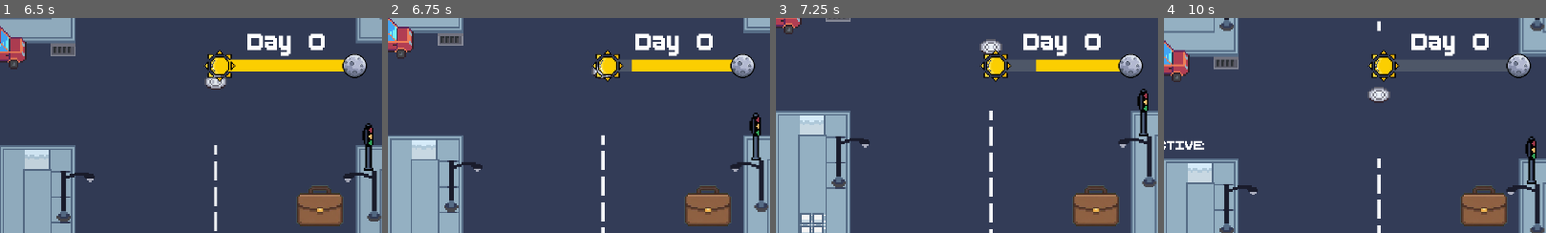
Above: before the commit, frames 1-4 (left to right).
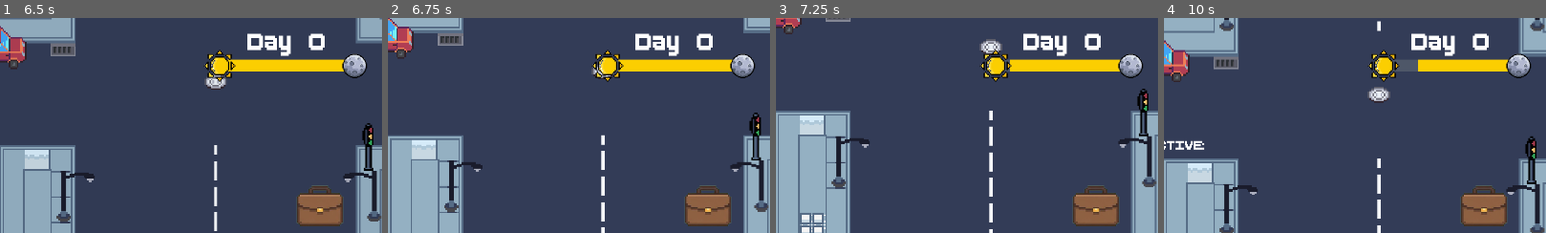
Above: after the commit, the same moments.

Repository: hoaxnt/envelhope-beta
Game: Godot game, scene res://Scenes/stories/kidnap_story.tscn
Same seed, same stepped clock (60 frames per second), same inputs: the game is played once before the commit and once after it. This scene is started directly instead of the project's main scene. Sound files missing from this copy of the repository are replaced by a short silence.
Inputs (mouse positions are % of the whole screen's width and height, from its top left):
- Up to frame 1 (6.5 s): click (50, 50) at 0.5 s; click (50, 50) at 1.25 s; move the mouse to (72, 45) at 2.02 s; hold Right (ui_right) 2.03-2.78 s; hold Space (action) 2.03-2.78 s; click (72, 45) at 2.17 s; tap E (interact) at 2.3, 2.85, 3.8, 4.35, 5.3 s; move the mouse to (30, 55) at 2.77 s; hold Down (ui_down) 2.78-3.53 s; tap Space (action) at 3.05, 4.55, 6.05 s; move the mouse to (60, 28) at 3.52 s; hold Right (ui_right) 3.53-4.28 s; hold Space (action) 3.53-4.28 s; move the mouse to (45, 70) at 4.27 s; hold Up (ui_up) 4.28-5.03 s; click (45, 70) at 4.42 s; move the mouse to (80, 65) at 5.02 s; hold Q (show_objective) 5.03-5.78 s; hold Left (ui_left) from 5.03 s (still down); move the mouse to (20, 35) at 5.77 s; tap Shift at 5.85 s
- Up to frame 2 (6.75 s): move the mouse to (55, 50) at 6.52 s; release Left (ui_left) at 6.53 s; hold Down (ui_down) from 6.53 s (still down); hold Space (action) from 6.53 s (still down); click (55, 50) at 6.67 s
- Up to frame 3 (7.25 s): keep holding Down (ui_down); keep holding Space (action); tap E (interact) at 6.8 s
- Up to frame 4 (10 s): move the mouse to (35, 25) at 7.27 s; release Down (ui_down) at 7.28 s; release Space (action) at 7.28 s; hold Right (ui_right) 7.28-8.03 s; tap E (interact) at 7.35, 8.3, 8.85, 9.8 s; tap Space (action) at 7.55, 9.05 s; move the mouse to (72, 45) at 8.02 s; hold Up (ui_up) 8.03-8.78 s; hold Space (action) 8.03-8.78 s; move the mouse to (30, 55) at 8.77 s; hold Right (ui_right) 8.78-9.53 s; click (30, 55) at 8.92 s; move the mouse to (60, 28) at 9.52 s; hold Down (ui_down) from 9.53 s (still down); hold Q (show_objective) from 9.53 s (still down)
The pictures show only the part of the screen within x 50-100%, y 0-50%; the shares and areas given below are measured in that part.

Frame 1 is identical in both runs. In frame 2, 0.2% of the frame differs, in the area x 60-64%, y 19-25%; in frame 3, 0.4%; in frame 4, 1.4%, in the area x 66-91%, y 19-25%.
Error in both runs: Error setting property 'value' with value of type Nil. (res://Scripts/hud/hunger_bar.gd:12)

Commit message:
evaluation patch

Diff:
--- a/Scenes/stories/caught_story.tscn
+++ b/Scenes/stories/caught_story.tscn
@@ -1,7 +1,7 @@
 [gd_scene load_steps=8 format=3 uid="uid://cmopmkirtqevd"]
 
 [ext_resource type="Texture2D" uid="uid://4ivoxsxtbmko" path="res://assets/utils/introduction/scene_1.jpg" id="1_kskdx"]
-[ext_resource type="Script" uid="uid://bmeqqs82cbwdx" path="res://scripts/stories/caught_story.gd" id="1_v1p31"]
+[ext_resource type="Script" uid="uid://bmeqqs82cbwdx" path="res://Scripts/stories/caught_story.gd" id="1_v1p31"]
 [ext_resource type="FontFile" uid="uid://brajnm0fevmq0" path="res://assets/fonts/BoldPixels.ttf" id="2_v1p31"]
 
 [sub_resource type="StyleBoxFlat" id="StyleBoxFlat_gqv3l"]
--- a/Scenes/stories/kidnap_story.tscn
+++ b/Scenes/stories/kidnap_story.tscn
@@ -1,6 +1,6 @@
 [gd_scene load_steps=8 format=3 uid="uid://b10rasuuvetg8"]
 
-[ext_resource type="Script" uid="uid://db8xplmv60did" path="res://scripts/stories/kidnap_story.gd" id="1_x2pfh"]
+[ext_resource type="Script" uid="uid://db8xplmv60did" path="res://Scripts/stories/kidnap_story.gd" id="1_x2pfh"]
 [ext_resource type="Texture2D" uid="uid://4ivoxsxtbmko" path="res://assets/utils/introduction/scene_1.jpg" id="2_mnwg2"]
 [ext_resource type="FontFile" uid="uid://brajnm0fevmq0" path="res://assets/fonts/BoldPixels.ttf" id="3_6n1nq"]
 
--- a/Scripts/Chapters/chapter_2.gd
+++ b/Scripts/Chapters/chapter_2.gd
@@ -19,7 +19,19 @@
 @onready var player = get_node("/root/Chapter2/Player")
 @onready var day_progress_bar = Hud.get_node("DayPanel/MarginContainer/HBoxContainer/VBoxContainer/HBoxContainer/VBoxContainer/DayProgressBar")
 var day_current_time: float = 0.0
+var bgm : AudioStreamPlayer2D = StreamAudio.get_node("Bgm")
+var sfx : AudioStreamPlayer2D = StreamAudio.get_node("Sfx")
+
 func _ready() -> void:
+	if GlobalData.npc_data.get("release_the_kraken") == true:
+		bgm.volume_db = 5
+		bgm.stream = StreamAudio.bgm_chase
+		bgm.play()
+	else:
+		bgm.volume_db = 5
+		bgm.stream = StreamAudio.city
+		bgm.play()
+
 	camera.limit_left = 1
 	camera.limit_top = 1
 	camera.limit_right = 1710
@@ -51,7 +63,7 @@
 			objective_label_anim.play("show_objective")
 			return
 
-	if GlobalData.npc_data.get("diver_objective") == "completed" and GlobalData.npc_data.get("release_the_kraken") == 'false':
+	if GlobalData.npc_data.get("diver_objective") == "completed" and GlobalData.npc_data.get("release_the_kraken") == false:
 		player.global_position = GlobalData.load_player2_position()
 		hunger_timer.start()#htimer
 		print("diver objective")
--- a/Scripts/autoloads/island_npc_interaction.gd
+++ b/Scripts/autoloads/island_npc_interaction.gd
@@ -29,6 +29,7 @@
 					InventoryManager.remove_item(WOOD_ITEM_NAME, REQUIRED_WOOD)
 					NPC_DATA["current_objective"] = "none"
 					NPC_DATA["diver_objective"] = "completed"
+
 					SaveLoad.save_game(NPC_DATA, SaveLoad.NPC_DATA_PATH)
 				else:
 					dialogue_box.start_dialogue("diver_gather_woods", 1, false, "gather_woods")
--- a/Scripts/city_elements/jeep_minigame.gd
+++ b/Scripts/city_elements/jeep_minigame.gd
@@ -1,6 +1,9 @@
 extends Area2D
 
 var is_player_near: bool
+var bgm : AudioStreamPlayer2D = StreamAudio.get_node("Bgm")
+var sfx : AudioStreamPlayer2D = StreamAudio.get_node("Sfx")
+
 @onready var player = get_node("/root/Chapter2/Player")
 @onready var hunger_timer : Timer = Hud.get_node("StatsPanel/MarginContainer/Panel/HBoxContainer/VBoxContainer/HBoxContainer/HungerBar/HungerTimer")
 @onready var day_timer: Timer = Hud.get_node("DayPanel/DayTimer")
@@ -21,6 +24,7 @@
 			GlobalData.save_player2_position(player.global_position)
 		Hud.hide()
 
+		bgm.stop()
 		day_timer.stop()
 		hunger_timer.stop()
 		Transition.transition_to_scene("res://scenes/minigames/city/tambol.tscn")
--- a/Scripts/city_elements/junk_collector_minigame.gd
+++ b/Scripts/city_elements/junk_collector_minigame.gd
@@ -5,6 +5,9 @@
 @onready var day_timer: Timer = Hud.get_node("DayPanel/DayTimer")
 
 var is_player_near: bool
+var bgm : AudioStreamPlayer2D = StreamAudio.get_node("Bgm")
+var sfx : AudioStreamPlayer2D = StreamAudio.get_node("Sfx")
+
 
 func _on_body_entered(body: Node2D) -> void:
 	if body.is_in_group("player"):
@@ -22,6 +25,7 @@
 			GlobalData.save_player2_position(player.global_position)
 		Hud.hide()
 
+		bgm.stop()
 		day_timer.stop()
 		hunger_timer.stop()
 
--- a/Scripts/city_elements/junk_diving_minigame.gd
+++ b/Scripts/city_elements/junk_diving_minigame.gd
@@ -5,6 +5,9 @@
 @onready var day_timer: Timer = Hud.get_node("DayPanel/DayTimer")
 
 var is_player_near: bool
+var bgm : AudioStreamPlayer2D = StreamAudio.get_node("Bgm")
+var sfx : AudioStreamPlayer2D = StreamAudio.get_node("Sfx")
+
 
 func _on_body_entered(body: Node2D) -> void:
 	if body.is_in_group("player"):
@@ -22,6 +25,7 @@
 			GlobalData.save_player2_position(player.global_position)
 		Hud.hide()
 
+		bgm.stop()
 		day_timer.stop()
 		hunger_timer.stop()
 		Transition.transition_to_scene("res://scenes/minigames/city/junk_diving.tscn")
--- a/Scripts/hud/day_panel.gd
+++ b/Scripts/hud/day_panel.gd
@@ -29,7 +29,7 @@
 		Transition.transition_to_scene("res://scenes/stories/sleep_story.tscn")
 		return
 
-	day_current_time += 50.0 #fortest
+	day_current_time += 10.0 #fortest
 	day_current_time = clamp(day_current_time, 0.0, day_progress_bar.max_value)
 
 	var tween = create_tween()
--- a/Scripts/minigames/city/path_finding/police.gd
+++ b/Scripts/minigames/city/path_finding/police.gd
@@ -5,6 +5,8 @@
 @onready var player = get_node("/root/Chapter2/Player")
 @onready var police_body = $PoliceBody/Shadow
 @onready var pb = get_node("/root/Chapter2/Police")
+var bgm : AudioStreamPlayer2D = StreamAudio.get_node("Bgm")
+var sfx : AudioStreamPlayer2D = StreamAudio.get_node("Sfx")
 
 func make_path():
 	if player:
@@ -16,25 +18,7 @@
 	var direction: Vector2 = global_position.direction_to(next_point)
 	velocity = direction * SPEED
 
-	#if transform.x < 0:
-		#scale.x = -1 * abs(scale.y)
-	#elif velocity.x > 0:
-#
-		#scale.x = abs(scale.y)
-
 	move_and_slide()
-
-#func _physics_process(_delta: float):
-	#var next_point = police_body.get_next_path_position()
-	#var direction: Vector2 = global_position.direction_to(next_point)
-	#velocity = direction * SPEED
-	#
-	#if velocity.x < 0:
-		#scale.x = -1
-	#else:
-		#scale.x = 1
-	#
-	#move_and_slide()
 
 func _on_timer_timeout() -> void:
 
@@ -42,6 +26,6 @@
 
 func _on_area_2d_body_entered(body: Node2D) -> void:
 	if body.is_in_group("player"):
-		pass
+
 		Hud.hide()
 		Transition.transition_to_scene("res://scenes/stories/caught_story.tscn")
--- a/Scripts/minigames/city/tambol.gd
+++ b/Scripts/minigames/city/tambol.gd
@@ -15,7 +15,7 @@
 @onready var hunger_timer : Timer = Hud.get_node("StatsPanel/MarginContainer/Panel/HBoxContainer/VBoxContainer/HBoxContainer/HungerBar/HungerTimer")
 
 var earnings = 0
-var sfx : AudioStreamPlayer2D = StreamAudio.get_node("Sfx")
+var bgm : AudioStreamPlayer2D = StreamAudio.get_node("Bgm")
 
 
 var speed: float = 150.0
@@ -65,13 +65,12 @@
 
 	target.show()
 	slider_bar.show()
-	sfx.stream = StreamAudio.badjao
-	sfx.play()
+	bgm.stream = StreamAudio.badjao
+	bgm.play()
 	dancer_anim.play("default")
 	is_moving = true
 
-	await sfx.finished
-
+	await bgm.finished
 
 	dancer_anim.stop()
 	target.hide()
@@ -88,7 +87,8 @@
 	summary_panel.show()
 
 func _on_done_button_pressed() -> void:
-	sfx.stop()
+	bgm.stop()
+	bgm.stream = StreamAudio.bgm
 
 	if player:
 		player.position = GlobalData.load_player2_position()
--- a/Scripts/stories/caught_story.gd
+++ b/Scripts/stories/caught_story.gd
@@ -26,16 +26,21 @@
 @onready var next_button: Button = $Panel/SkipButton
 @onready var day_timer = Hud.get_node("DayPanel/DayTimer")
 @onready var NPC_DATA = SaveLoad.load_game(SaveLoad.NPC_DATA_PATH)
+var bgm : AudioStreamPlayer2D = StreamAudio.get_node("Bgm")
+var sfx : AudioStreamPlayer2D = StreamAudio.get_node("Sfx")
 
-var sfx = StreamAudio.get_node("Sfx")
 
 func _ready() -> void:
+	bgm.volume_db = 20
+	bgm.stream = StreamAudio.piano
+	bgm.play()
+
 	hunger_timer.stop()
 	anim.play("fade_reveal")
 	_update_content()
 
 func _on_skip_button_pressed() -> void:
-	sfx.play()
+
 	current_step += 1
 	if current_step < IMAGES.size():
 		anim.play("fade_reveal")
--- a/Scripts/stories/kidnap_story.gd
+++ b/Scripts/stories/kidnap_story.gd
@@ -25,16 +25,18 @@
 @onready var next_button: Button = $Panel/SkipButton
 @onready var anim = $AnimationPlayer
 @onready var hunger_timer = Hud.get_node("StatsPanel/MarginContainer/Panel/HBoxContainer/VBoxContainer/HBoxContainer/HungerBar/HungerTimer")
-
-var sfx = StreamAudio.get_node("Sfx")
+var bgm : AudioStreamPlayer2D = StreamAudio.get_node("Bgm")
+var sfx : AudioStreamPlayer2D = StreamAudio.get_node("Sfx")
 
 func _ready() -> void:
+	bgm.volume_db = 20
+	bgm.stream = StreamAudio.kidnap
+	bgm.play()
 	hunger_timer.stop()
 	anim.play("fade_reveal")
 	_update_content()
 
 func _on_skip_button_pressed() -> void:
-	sfx.play()
 	current_step += 1
 	if current_step < IMAGES.size():
 		anim.play("fade_reveal")
@@ -56,4 +58,5 @@
 	is_transitioning = true
 	Transition.transition_to_scene(NEXT_SCENE_PATH)
 
+	bgm.stop()
 	hunger_timer.start()
--- a/Scripts/stories/police_noticed_story.gd
+++ b/Scripts/stories/police_noticed_story.gd
@@ -1,6 +1,8 @@
 extends Control
 
 @onready var anim = $AnimationPlayer
+var bgm : AudioStreamPlayer2D = StreamAudio.get_node("Bgm")
+var sfx : AudioStreamPlayer2D = StreamAudio.get_node("Sfx")
 
 const IMAGES = [
 	"res://assets/utils/ending/noticed.jpg",
@@ -22,15 +24,17 @@
 @onready var police_npc = load("res://scenes/minigames/city/path_finding/police.tscn")
 @onready var hunger_timer : Timer = Hud.get_node("StatsPanel/MarginContainer/Panel/HBoxContainer/VBoxContainer/HBoxContainer/HungerBar/HungerTimer")
 
-var sfx = StreamAudio.get_node("Sfx")
+func _ready() -> void:
+	bgm.volume_db = 20
+	bgm.stream = StreamAudio.kidnap
+	bgm.play()
 
-func _ready() -> void:
 	hunger_timer.stop()
 	anim.play("fade_reveal")
 	_update_content()
 
 func _on_skip_button_pressed() -> void:
-	sfx.play()
+
 	current_step += 1
 	if current_step < IMAGES.size():
 		anim.play("fade_reveal")
--- a/Scripts/utils/audio_stream.gd
+++ b/Scripts/utils/audio_stream.gd
@@ -1,11 +1,17 @@
 extends Node2D
 
-const bgm = preload("res://assets/sfx/bgm.mp3")
-const bgm_chase = preload("res://assets/sfx/chase_bgm.mp3")
+#SFX
 const button_press = preload("res://assets/sfx/button_press.mp3")
 const cut = preload("res://assets/sfx/tree_cut.wav")
 const interact = preload("res://assets/sfx/interact.mp3")
 const typing = preload("res://assets/sfx/typing.mp3")
 const chop = preload("res://assets/sfx/chop.mp3")
 const drop = preload("res://assets/sfx/drop.mp3")
+
+#BGM
+const bgm = preload("res://assets/sfx/bgm.mp3")
+const bgm_chase = preload("res://assets/sfx/chase_bgm.mp3")
 const badjao = preload("res://assets/sfx/badjao.mp3")
+const kidnap = preload("res://assets/sfx/kidnap.mp3")
+const city = preload("res://assets/sfx/city.mp3")
+const piano = preload("res://assets/sfx/piano.mp3")
--- a/Scripts/utils/kidnap_checker.gd
+++ b/Scripts/utils/kidnap_checker.gd
@@ -15,5 +15,6 @@
 			GlobalData.npc_data.set("diver_objective", "completed")
 			GlobalData.update_npc_data("diver_objective", "completed")
 
+
 			Hud.hide()
 			Transition.transition_to_scene("res://scenes/stories/kidnap_story.tscn")
--- a/Scripts/utils/main_menu.gd
+++ b/Scripts/utils/main_menu.gd
@@ -3,10 +3,11 @@
 @onready var hunger_timer : Timer = Hud.get_node("StatsPanel/MarginContainer/Panel/HBoxContainer/VBoxContainer/HBoxContainer/HungerBar/HungerTimer")
 
 var sfx = StreamAudio.get_node("Sfx")
-var bgm_sfx = StreamAudio.get_node("Bgm")
+var bgm = StreamAudio.get_node("Bgm")
 
 func _ready() -> void:
-	bgm_sfx.play()
+	bgm.volume_db = 10
+	bgm.play()
 	if not GlobalData.player_data.get("current_chapter") == "Chapter1" or GlobalData.player_data.get("current_chapter") == "Chapter2":
 		$VBoxContainer/ContinueButton.disabled = true
 
--- a/Scripts/utils/tutorial.gd
+++ b/Scripts/utils/tutorial.gd
@@ -10,6 +10,7 @@
 	tutorial.hide()
 
 func _on_button_pressed() -> void:
+
 	if not GlobalData.config.get("user_opened_once"):
 		GlobalData.update_config_data("user_opened_once", true)
 
@@ -20,4 +21,5 @@
 	objective_anim.play("show_objective")
 
 	await objective_anim.animation_finished
+
 	hunger_timer.start()
Not shown, added: assets/sfx/city.mp3.import
Not shown, added: assets/sfx/kidnap.mp3.import
Not shown, added: assets/sfx/piano.mp3.import
Not shown, added: Scenes/stories/caught_story.tscn12441403495.tmp
Not shown, changed: assets/sfx/badjao.mp3
Not shown, changed: assets/sfx/bgm.mp3
Not shown, added: assets/sfx/city.mp3
Not shown, added: assets/sfx/kidnap.mp3
Not shown, added: assets/sfx/piano.mp3
